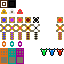
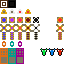
Layers edited between the first and the second 64x64 image:
painted on "Background" over 17, 9, 31, 14
